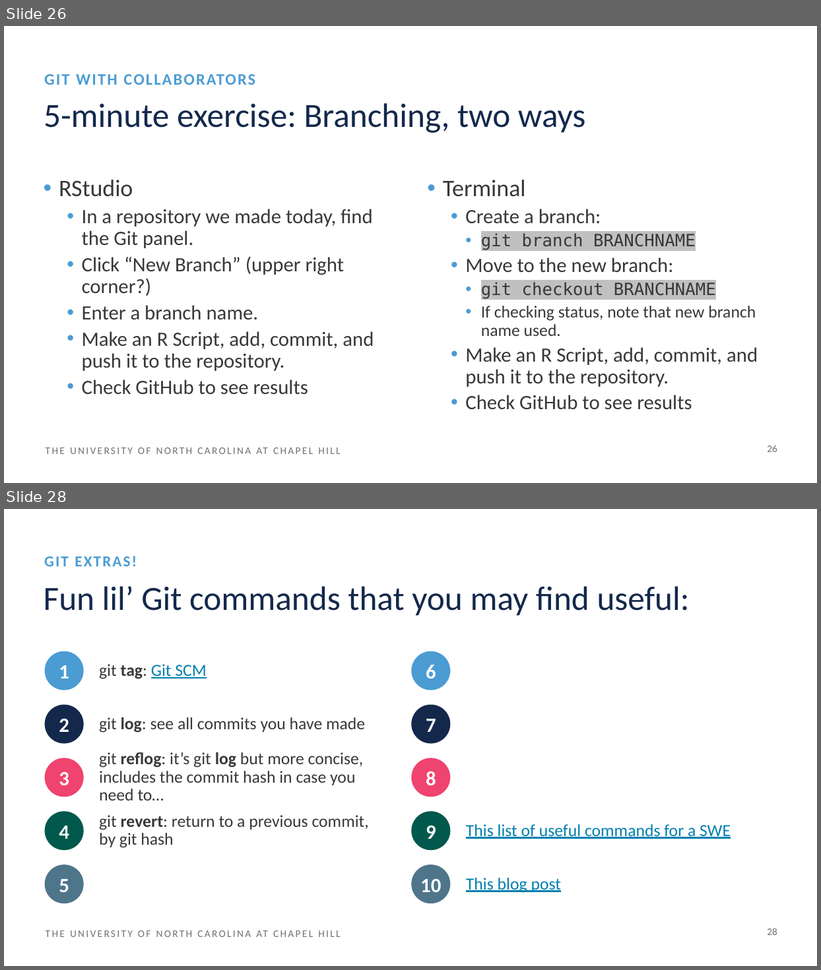
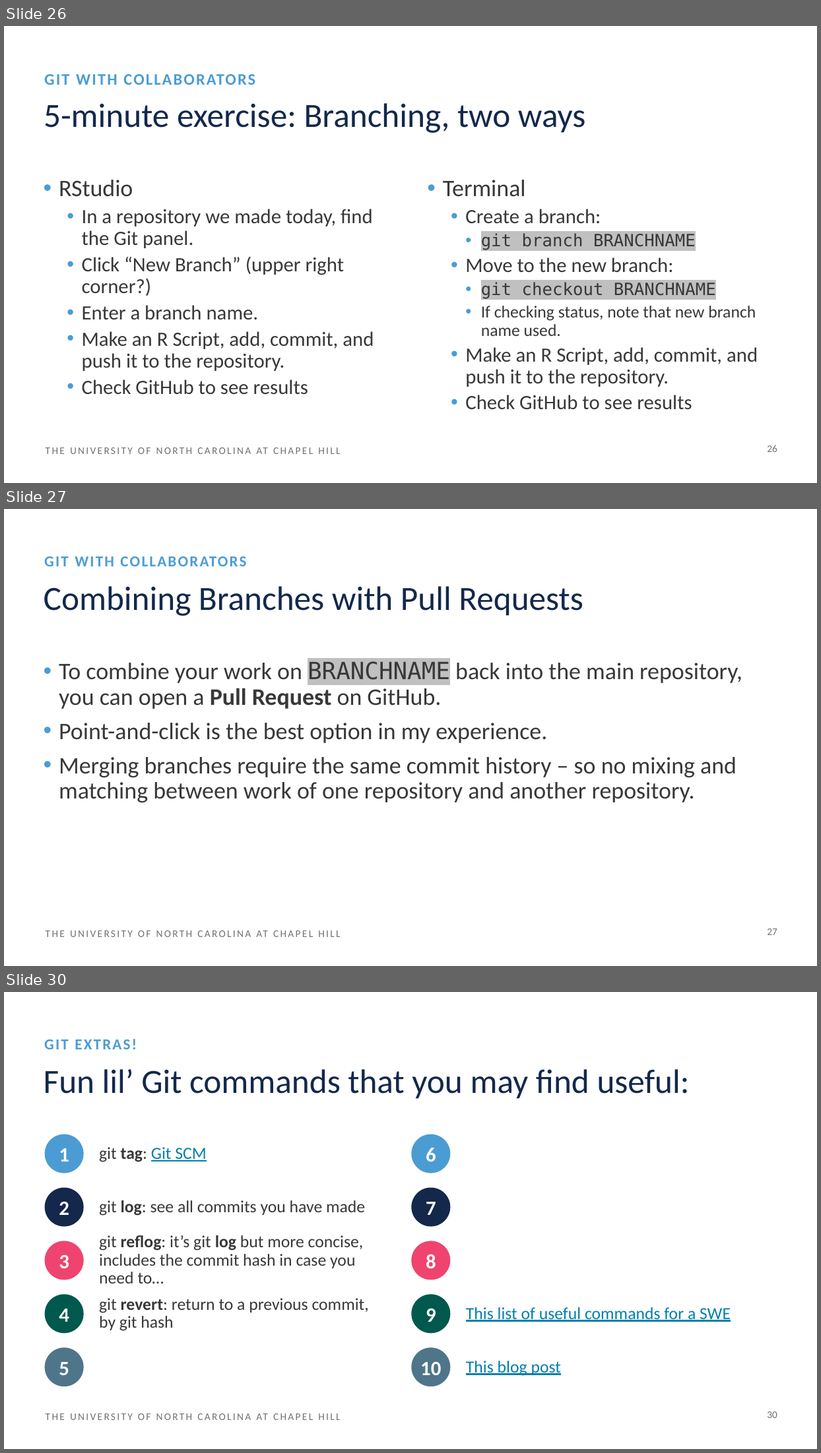
Before and after one commit to heatherhenderson/GitHub-for-Epidemiologists, a slide deck: GitHub for Epidemiologists.pptx. Shown one above the other, each under a label of ours: slides 26 and 28 before the commit, slides 26, 27 and 30 after it; the slides between them are not shown. The pictures are 821x970 and 821x1453 pixels, drawn with LibreOffice and Linux fonts; fonts in the diff are those of the drawing. Boxes give left, top, right and bottom in pixels: in the first picture for what was removed or moved away, otherwise in the second. Text is boxed around its words. In the diff, an @@ line names an element or a change of style, - is before the commit and + after.

```diff
--- a/GitHub for Epidemiologists.pptx
+++ b/GitHub for Epidemiologists.pptx
@@ slide 27 added at [4,509,817,966], background #FFFFFF; not listed: 1 template element that a slide beside it also shows @@
@@ text added at [44,557,246,566], 18 pt, text #4B9CD3, bold @@
+GIT WITH COLLABORATORS
@@ title added at [44,586,583,616], 40 pt, text #13284B @@
+Combining Branches with Pull Requests
@@ text added at [59,661,743,803], 28 pt, text #383838 @@
+• To combine your work on BRANCHNAME back into the main repository, you can open a Pull Request on GitHub.
+• Point-and-click is the best option in my experience.
+• Merging branches require the same commit history – so no mixing and matching between work of one repository and another repository.
@@ page number added at [767,929,778,935], 12 pt, text #707070 @@
+27
@@ what was slide 28 is now slide 30 @@
@@ page number at [767,1412,778,1418]: text changed @@
-28
+30
```
Also in this commit, not shown: 1 other slide added.
